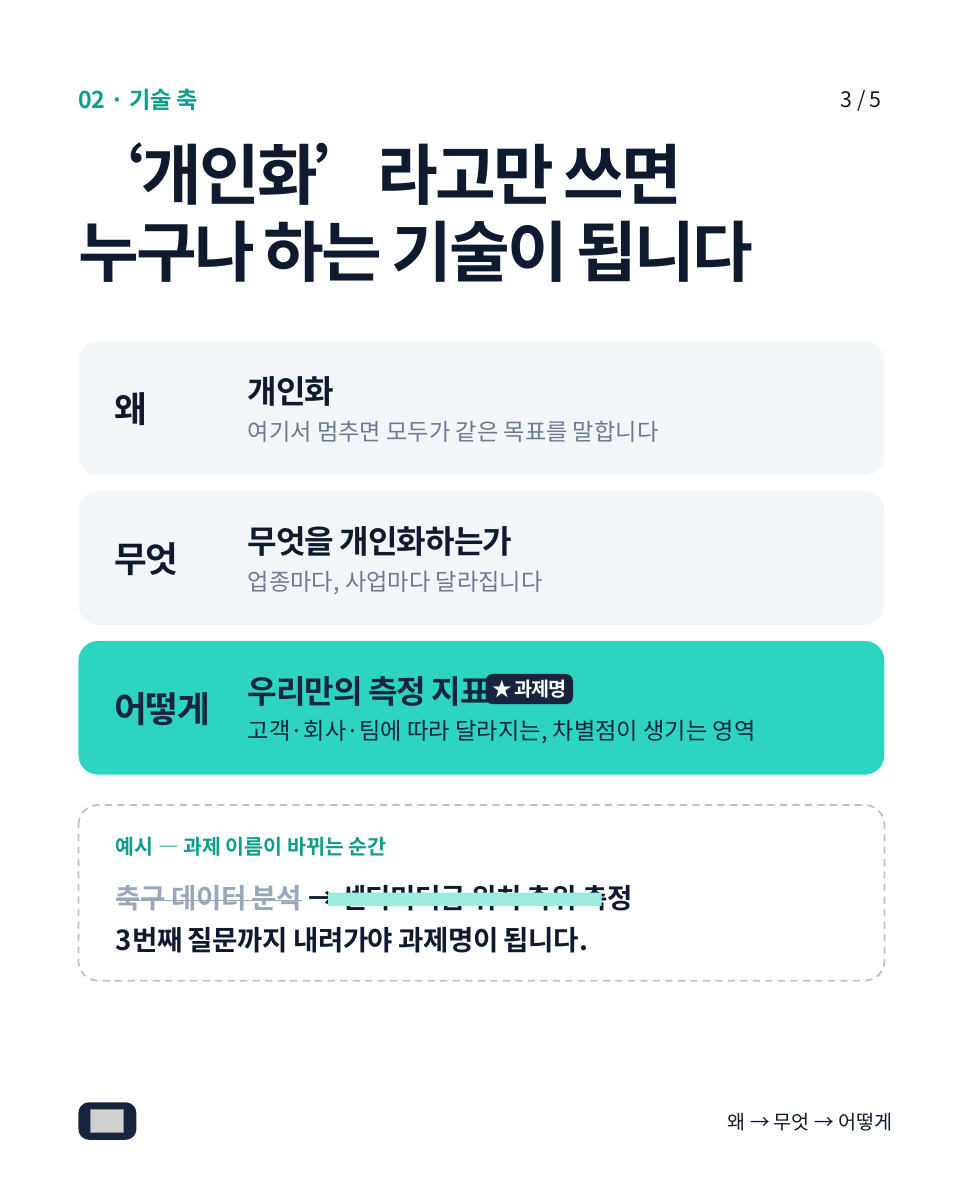
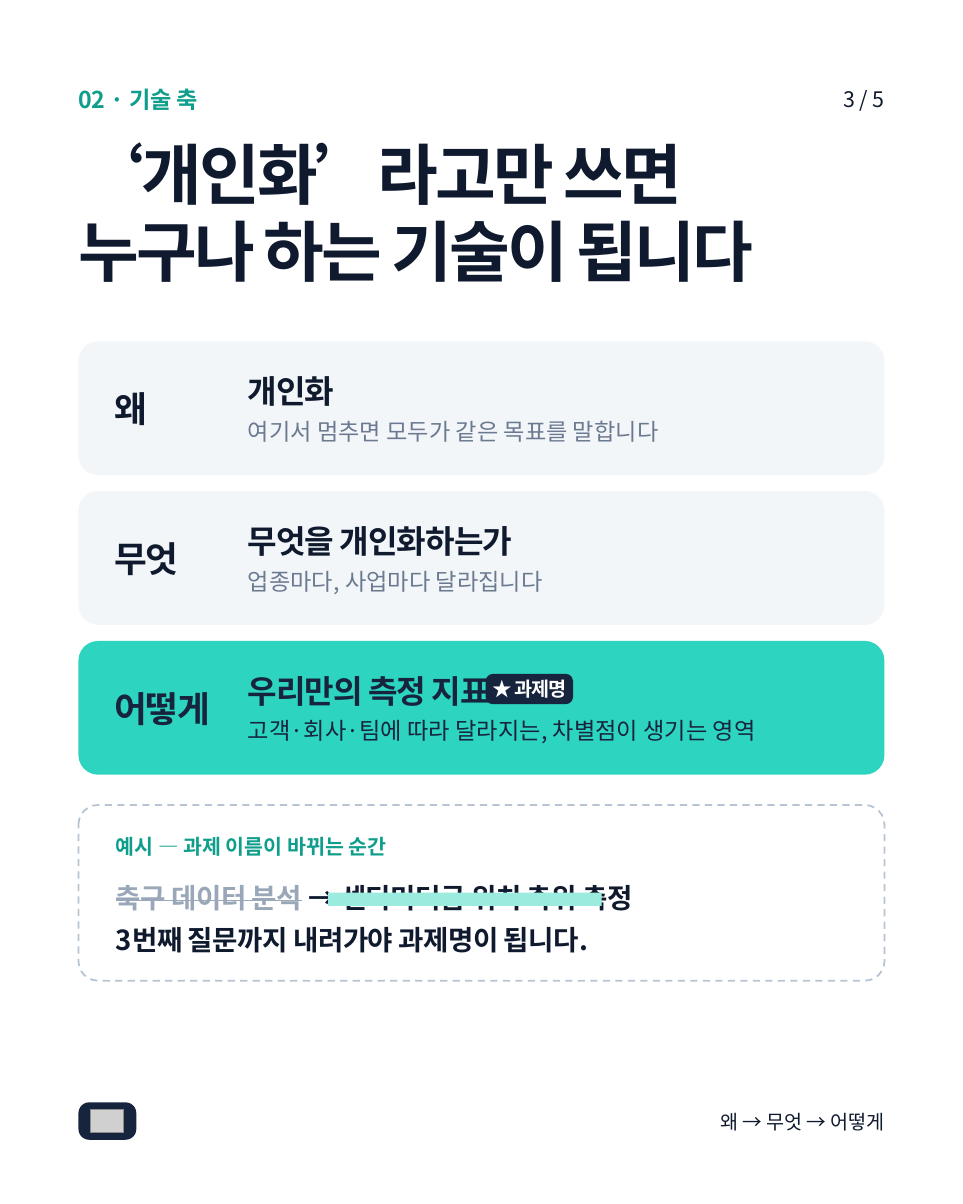
Before and after one commit to standardcho-debug/supernova, a slide deck: slide 3 of service/marketing-studio/samples/tips-v1/canva/TIPS_캐러셀_5p.pptx. Drawn at 963x1204 pixels with LibreOffice and Linux fonts; fonts in the diff are those of the drawing; grey boxes stand for pictures. Boxes give left, top, right and bottom in pixels: in the first picture for what was removed or moved away, otherwise in the second. Text is boxed around its words. In the diff, an @@ line names an element or a change of style, - is before the commit and + after.

```diff
--- a/service/marketing-studio/samples/tips-v1/canva/TIPS_캐러셀_5p.pptx
+++ b/service/marketing-studio/samples/tips-v1/canva/TIPS_캐러셀_5p.pptx
@@ text "3 / 5" at [844, 91, 885, 108]: alignment left to right @@
@@ text "왜 → 무엇 → 어떻게" at [720, 1112, 885, 1131]: alignment left to right @@
@@ text "왜 → 무엇 → 어떻게": place and size @@
-text "왜 → 무엇 → 어떻게" at [728, 1112, 892, 1131]
+text "왜 → 무엇 → 어떻게" at [720, 1112, 885, 1131]
```
Also in this commit, not shown: 4 other slides changed, 3 other files.
